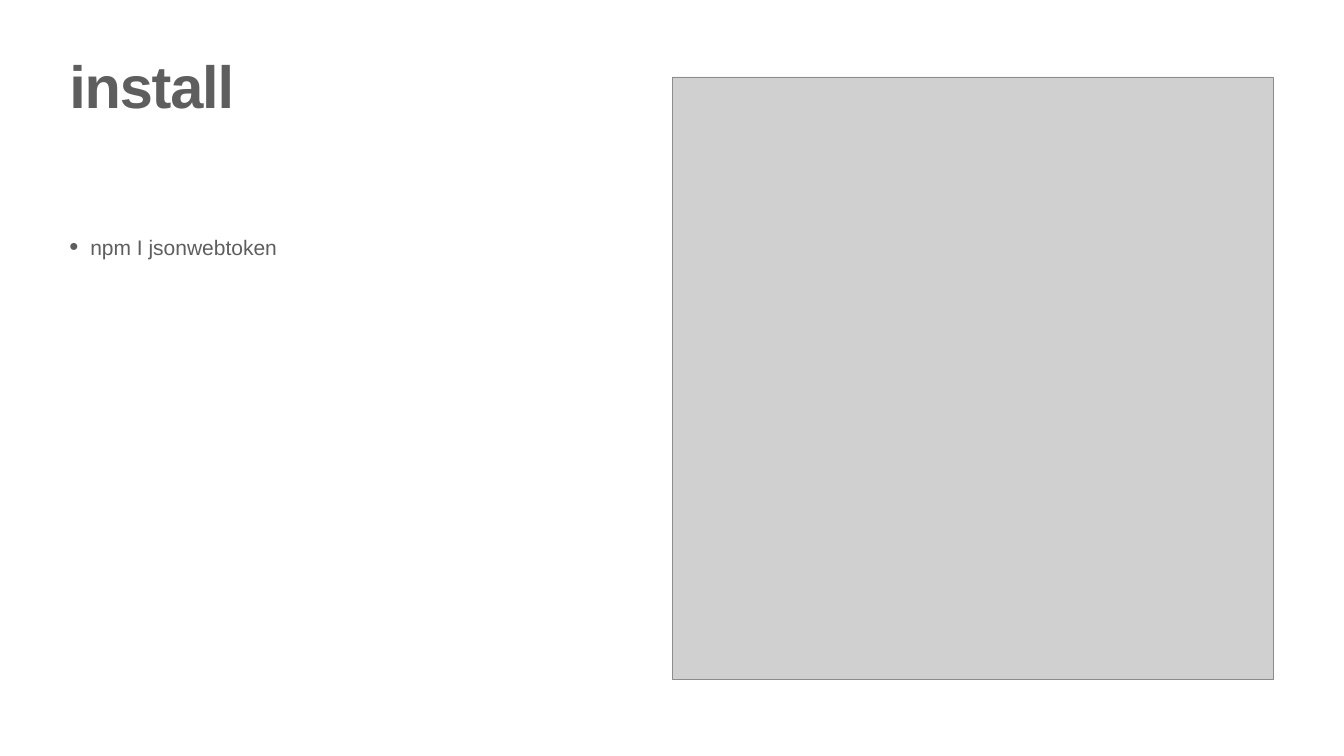
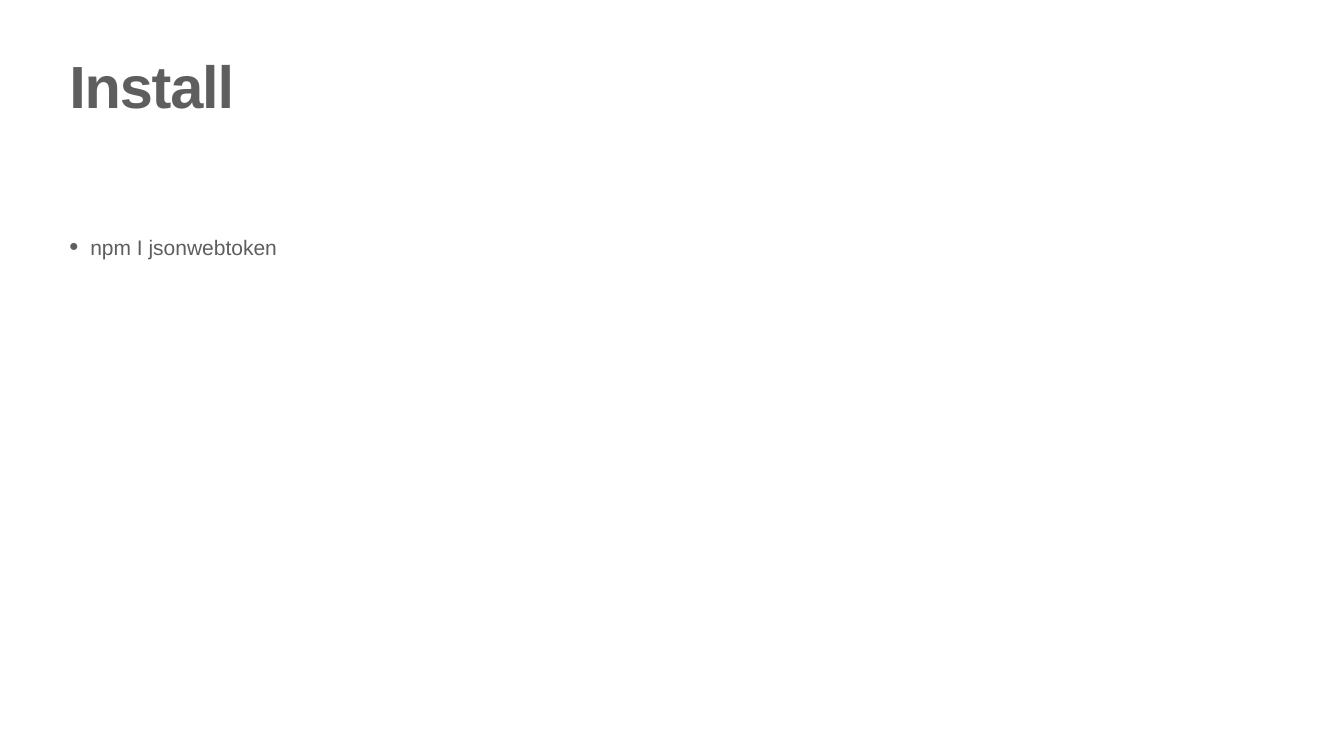
Before and after one commit to JS-RUH-1/W08D05-JWT, a slide deck: slide 7 of JWT.pptx. Drawn at 1344x756 pixels with LibreOffice and Linux fonts; fonts in the diff are those of the drawing; grey boxes stand for pictures; background and template pictures are left out. Boxes give left, top, right and bottom in pixels: in the first picture for what was removed or moved away, otherwise in the second. Text is boxed around its words. In the diff, an @@ line names an element or a change of style, - is before the commit and + after.

```diff
--- a/JWT.pptx
+++ b/JWT.pptx
@@ title at (x1=69, y1=65, x2=234, y2=109): text changed @@
-install
+Install
@@ picture removed at (x1=672, y1=77, x2=1273, y2=679) @@
```
Also in this commit, not shown: 1 other file.
